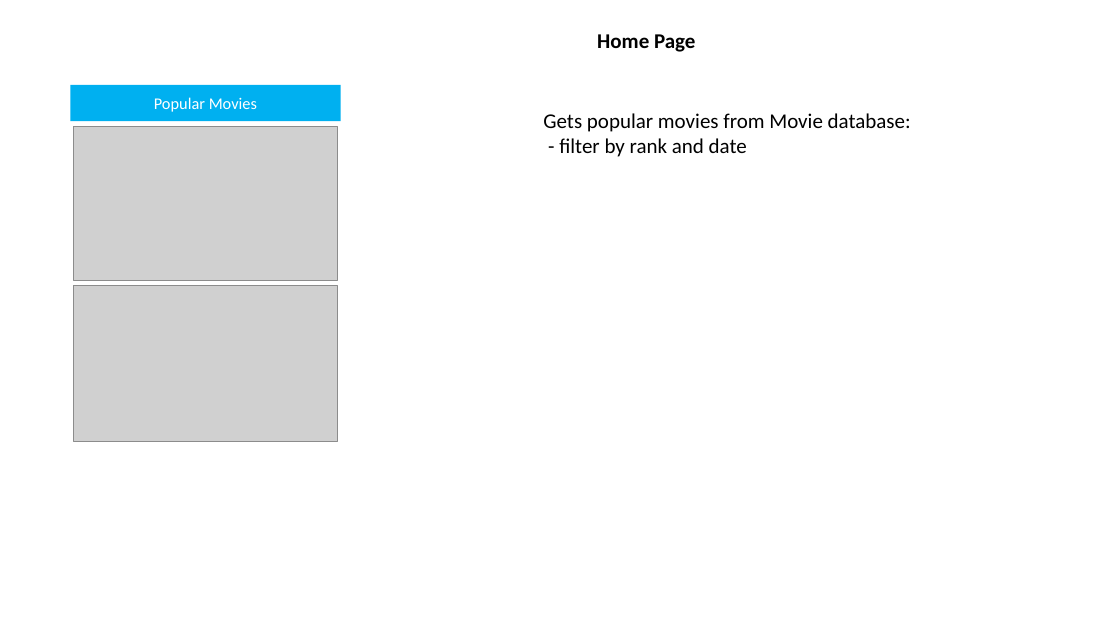
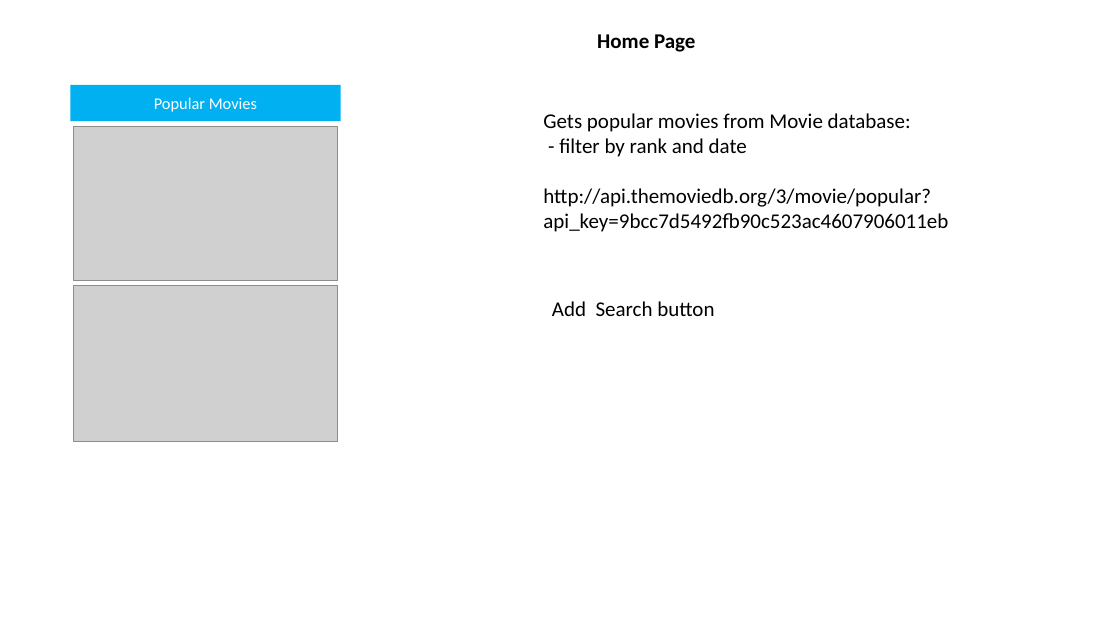
Before and after one commit to matioa/TheMovieFanAndroidApp, a slide deck: slide 3 of Working files/Pages.pptx. Drawn at 1120x630 pixels with LibreOffice and Linux fonts; fonts in the diff are those of the drawing; grey boxes stand for pictures; background and template pictures are left out. Boxes give left, top, right and bottom in pixels: in the first picture for what was removed or moved away, otherwise in the second. Text is boxed around its words. In the diff, an @@ line names an element or a change of style, - is before the commit and + after.

```diff
--- a/Working files/Pages.pptx
+++ b/Working files/Pages.pptx
@@ text at <box>543,188,948,232</box>: paragraph added @@
+http://api.themoviedb.org/3/movie/popular?api_key=9bcc7d5492fb90c523ac4607906011eb
@@ text added at <box>552,301,714,316</box>, 18 pt, text #000000 @@
+Add Search button
```
Also in this commit, not shown: 1 other slide changed, 1 slide added, 45 other files.
